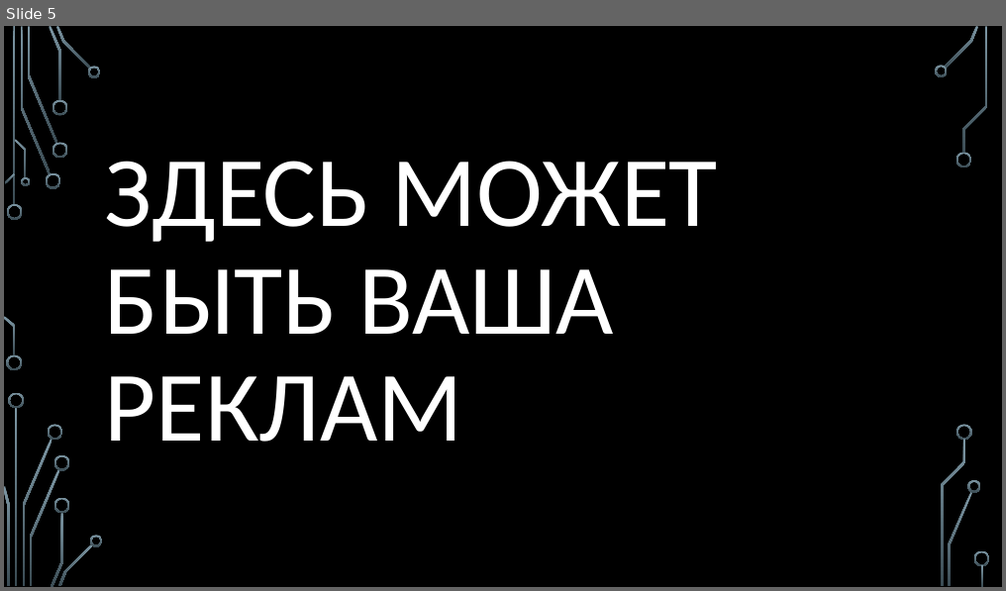
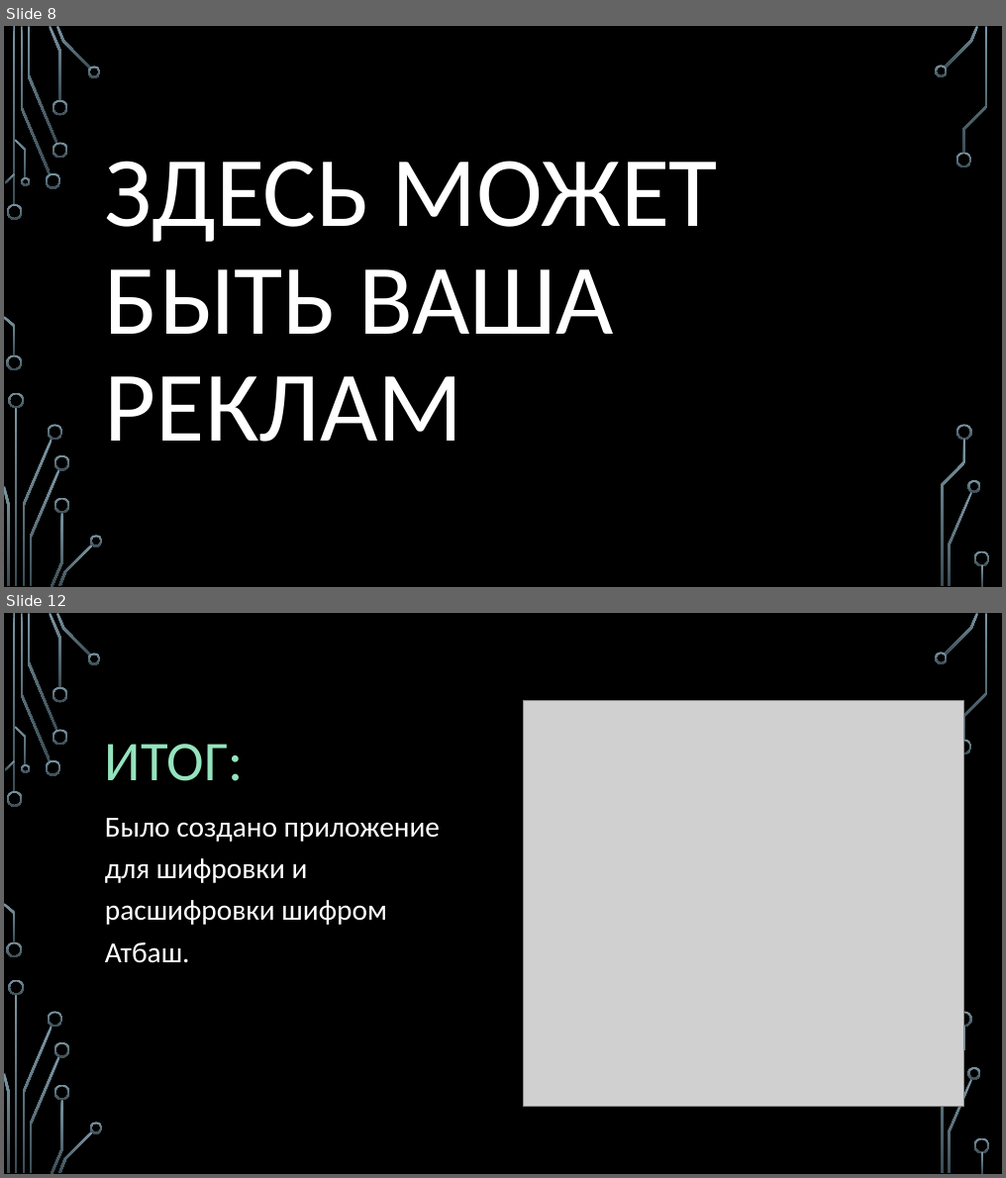
Before and after one commit to astrahanin/project-SOH, a slide deck: ПРИЛОЖЕНИЕ ДЛЯ ШИФРОВАНИЯ И РАСШИФРОВАНИЯ ШТФРОМ Атбаш.pptx. Shown one above the other, each under a label of ours: slide 5 before the commit, slides 8 and 12 after it; the slides between them are not shown. The pictures are 1006x591 and 1006x1178 pixels, drawn with LibreOffice and Linux fonts; fonts in the diff are those of the drawing; grey boxes stand for pictures; background and template pictures are left out. Boxes give left, top, right and bottom in pixels: in the first picture for what was removed or moved away, otherwise in the second. Text is boxed around its words. In the diff, an @@ line names an element or a change of style, - is before the commit and + after.

```diff
--- a/ПРИЛОЖЕНИЕ ДЛЯ ШИФРОВАНИЯ И РАСШИФРОВАНИЯ ШТФРОМ Атбаш.pptx
+++ b/ПРИЛОЖЕНИЕ ДЛЯ ШИФРОВАНИЯ И РАСШИФРОВАНИЯ ШТФРОМ Атбаш.pptx
@@ slide 12 added at [4,613,1002,1174], background picture (left out); not listed: 36 template elements that a slide beside it also shows @@
@@ picture added at [523,700,963,1106] @@
@@ title added at [105,744,244,781], 54 pt, text #95E3BE @@
+ИТОГ:
@@ text added at [105,818,440,963], 28 pt, text #FFFFFF @@
+Было создано приложение для шифровки и расшифровки шифром Атбаш.
@@ what was slide 5 is now slide 8 @@
```
Also in this commit, not shown: 5 slides changed, 6 other slides added.
